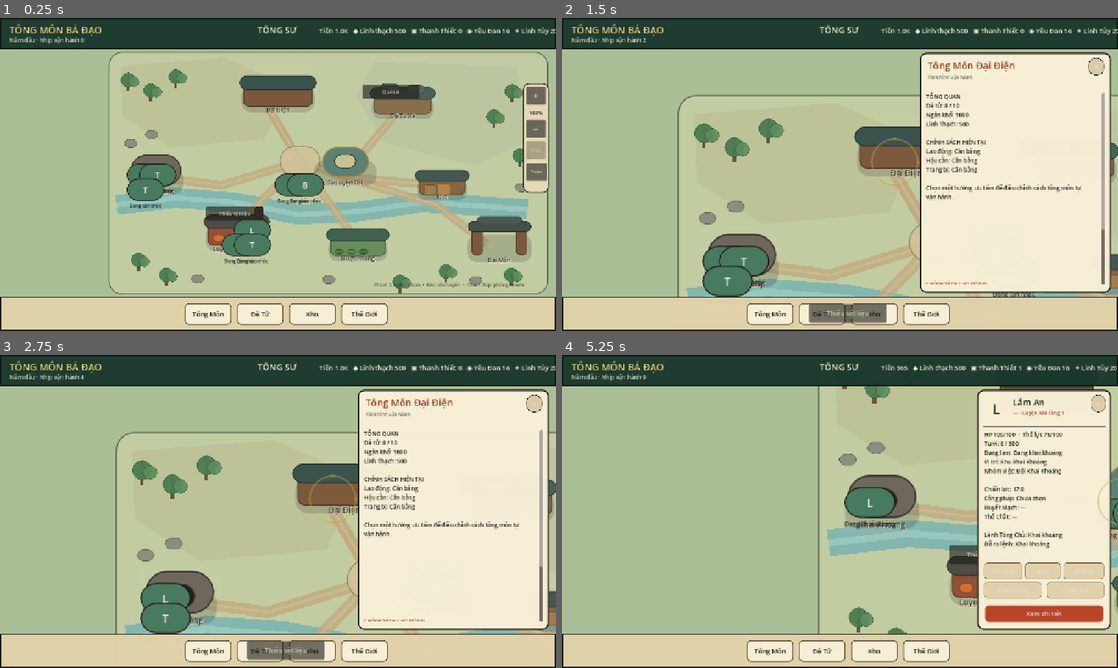
Above: before the commit, frames 1-4 (two rows, left to right).
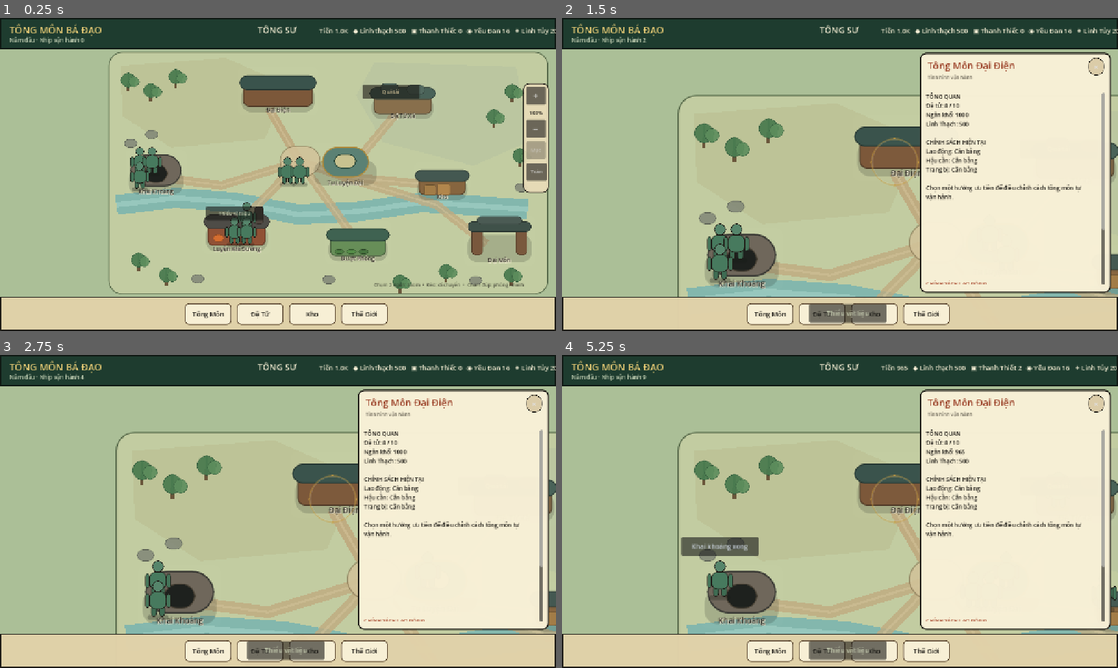
Above: after the commit, the same moments.

Repository: vuanhtuan161094-byte/TongMonBaDao
Game: Godot game, scene res://scenes/p3/p3_2_landscape_sect.tscn
Same seed, same stepped clock (60 frames per second), same inputs: the game is played once before the commit and once after it.
Inputs (mouse positions are in pixels of both pictures, inside the frame that each line leads up to):
- Up to frame 1 (0.25 s): no input
- Up to frame 2 (1.5 s): click (840, 89) at 0.5 s; click (1073, 161) at 1.25 s
- Up to frame 3 (2.75 s): click (433, 586) at 2 s
- Up to frame 4 (5.25 s): click (739, 596) at 2.75 s; click (990, 577) at 3.52 s; click (1012, 596) at 4.25 s, where only the run before the commit has a clickable "T"; click (1106, 492) at 5 s, where only the run before the commit has a clickable "L"

The runs differ from the first frame. In frame 1, 2.7% of the frame differs, in the area x 22-59%, y 41-79%; in frame 2, 1.8%; in frame 3, 1.3%; in frame 4, 26%, in the area x 20-100%, y 3-98%.

Commit message:
Use modular map actors for the full live roster

Diff:
--- a/godot/src/presentation/p3_2_landscape_sect.gd
+++ b/godot/src/presentation/p3_2_landscape_sect.gd
@@ -481,7 +481,11 @@
             var modular := actor as ModularDiscipleActor
             if delta.length() > 1.0:
                 var direction := DiscipleActorVisualCatalog.direction_for_delta(delta, modular.facing)
-                if direction != modular.facing:
+                if (
+                    modular.rig_id == DiscipleActorVisualCatalog.RIG_FEMALE_NORMAL_V1
+                    and _stage_a_live_assets_ready()
+                    and direction != modular.facing
+                ):
                     FemaleStageAAssetLoader.apply_public_direction(modular, direction)
                 modular.play_walk_for_delta(delta)
             else:
@@ -518,17 +522,16 @@
 
 func _install_modular_live_actors() -> void:
     modular_live_actor_ids.clear()
-    if female_motion_library == null or not _stage_a_live_assets_ready():
-        return
-
+    if female_motion_library == null:
+        return
+
+    var female_assets_ready := _stage_a_live_assets_ready()
     var ids: Array = state.disciples.keys()
     ids.sort()
     for index in range(ids.size()):
         var disciple_id := StringName(ids[index])
         var key := str(disciple_id)
         var disciple: DiscipleState = state.disciples[disciple_id]
-        if DiscipleActorVisualCatalog.rig_for_disciple(disciple) != DiscipleActorVisualCatalog.RIG_FEMALE_NORMAL_V1:
-            continue
         if actor_nodes.has(key) and actor_nodes[key] is ModularDiscipleActor:
             modular_live_actor_ids[key] = true
             continue
@@ -546,7 +549,8 @@
         actor.name = "ModularDisciple_%s" % key
         actor.configure(disciple)
         actor.set_animation_library(female_motion_library)
-        FemaleStageAAssetLoader.apply_public_direction(actor, &"down")
+        if actor.rig_id == DiscipleActorVisualCatalog.RIG_FEMALE_NORMAL_V1 and female_assets_ready:
+            FemaleStageAAssetLoader.apply_public_direction(actor, &"down")
         actor.sync_action(disciple.current_action)
         actor.actor_pressed.connect(Callable(self, "_open_disciple"))
         var world_foot := SectMapPresentation.position_for_destination(destination) + _actor_offset(index)
